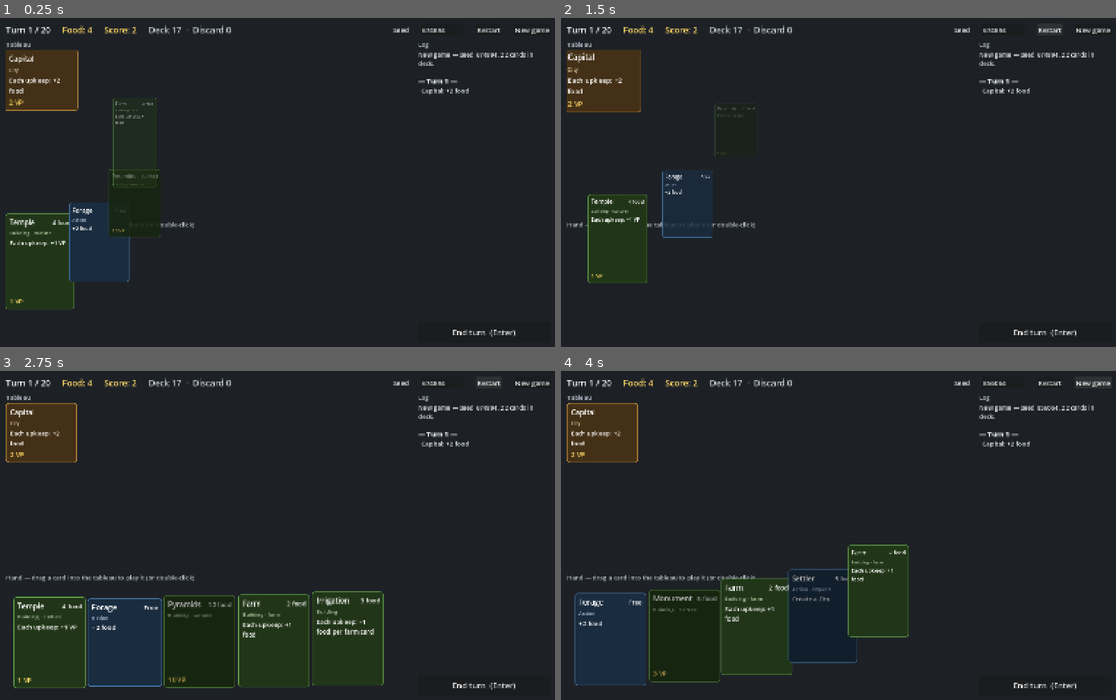
Above: before the commit, frames 1-4 (two rows, left to right).
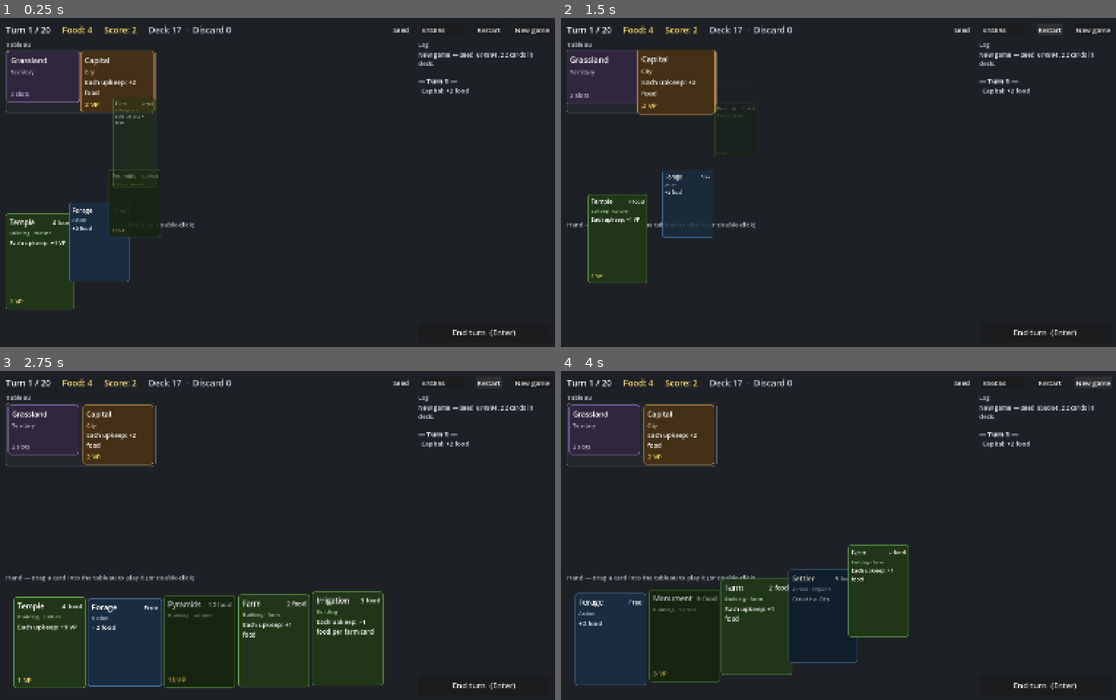
Above: after the commit, the same moments.

Repository: r888888888/4x-card-game
Game: Godot game, scene res://ui/main.tscn
Two runs of this game, one before a commit and one after it. Both use one fixed random seed, a clock stepped at 60 frames per second and the inputs below.
Inputs:
- Up to frame 1 (0.25 s): no input
- Up to frame 2 (1.5 s): click "Restart" at 0.5 s; click "Restart" at 1.25 s
- Up to frame 3 (2.75 s): click "Restart" at 2 s
- Up to frame 4 (4 s): click "New game" at 2.75 s; click "New game" at 3.5 s

The runs differ from the first frame. In frame 1, 4.7% of the frame differs, in the area x 1-29%, y 9-30%; in frame 2, 5.2%; in frame 3, 4.8%; in frame 4, 4.8%.

Commit message:
001: show territory groups in the tableau; Capital starts on Grassland
Co-Authored-By: Claude Opus 5.5 <noreply@anthropic.com>

Diff:
--- a/data/cards.json
+++ b/data/cards.json
@@ -54,6 +54,10 @@
       "id": "pyramids", "name": "Pyramids", "type": "building",
       "cost": { "food": 12 }, "vp": 10, "tags": ["wonder"],
       "effects": []
+    },
+    {
+      "id": "grassland", "name": "Grassland", "type": "territory",
+      "cost": {}, "vp": 0, "tags": [], "slots": 2, "keywords": []
     }
   ]
 }
--- a/data/config.json
+++ b/data/config.json
@@ -1,11 +1,13 @@
 {
   "resources": ["food"],
+  "keywords": ["fresh_water", "flood_plain", "mountain", "jungle"],
   "turn_limit": 20,
   "hand_size": 5,
   "deck_model": "fixed",
   "starting": {
     "resources": { "food": 2 },
-    "tableau": ["capital"]
+    "tableau": ["capital"],
+    "territory": "grassland"
   },
   "deck": {
     "farm": 4,
--- a/ui/card_view.gd
+++ b/ui/card_view.gd
@@ -14,6 +14,7 @@
 	"action": Color("4a7fb5"),
 	"building": Color("5f9a45"),
 	"city": Color("c08a3e"),
+	"territory": Color("8a6fb5"),
 }
 const HAND_SIZE := Vector2(215, 280)
 const TABLEAU_SIZE := Vector2(215, 150)
@@ -98,6 +99,13 @@
 	rules.autowrap_mode = TextServer.AUTOWRAP_WORD_SMART
 	rules.size_flags_vertical = Control.SIZE_EXPAND_FILL
 	_box.add_child(rules)
+
+	if def.type == "territory":
+		var info := "%d slot%s" % [def.slots, "" if def.slots == 1 else "s"]
+		var names := def.keywords.map(func(k): return k.capitalize())
+		if not names.is_empty():
+			info += " · " + ", ".join(PackedStringArray(names))
+		_box.add_child(_label(info, 17, _color.lightened(0.5)))
 
 	if def.vp > 0:
 		_box.add_child(_label("%d VP" % def.vp, 20, Color("ffd966")))
--- a/ui/main.gd
+++ b/ui/main.gd
@@ -11,7 +11,8 @@
 var _score_label: Label
 var _piles_label: Label
 var _seed_edit: LineEdit
-var _tableau: HFlowContainer
+var _tableau: HFlowContainer  # holds one group per territory, then the ghost
+var _groups := {}  # territory uid (-1 for cards with no territory) -> HBoxContainer of slots
 var _tableau_scroll: ScrollContainer
 var _hand: HBoxContainer
 var _log: RichTextLabel
@@ -176,15 +177,70 @@
 	for i in hand.size():
 		if _place(hand[i], true, _hand, i, dealt * Anim.DEAL_STAGGER):
 			dealt += 1
-	for i in tableau.size():
-		_place(tableau[i], false, _tableau, i, 0.0)
-	_tableau.move_child(_ghost, -1)
+	_place_tableau(tableau)
 	_animate_outcome()
 
 	_end_turn_button.disabled = e.is_over
 	_game_over_overlay.visible = e.is_over
 	if e.is_over:
 		_game_over_label.text = "Game over\n\nFinal score: %d\nSeed: %d" % [e.score(), e.seed_value]
+
+
+## Places tableau cards in territory groups: each territory card first, then the cards on it.
+## Cards with no territory go in a last group. Empty groups are removed.
+func _place_tableau(tableau: Array[CardInstance]) -> void:
+	var e := Game.engine
+	var members := {}  # group key -> Array[CardInstance], in tableau order
+	var order: Array[int] = []
+	for card in tableau:
+		var key := -1
+		if card.def.type == "territory":
+			key = card.uid
+		elif e.territory_of(card) != null:
+			key = card.territory_uid
+		if not members.has(key):
+			members[key] = []
+			if key != -1:
+				order.append(key)
+		if card.def.type == "territory":
+			members[key].push_front(card)
+		else:
+			members[key].append(card)
+	if members.has(-1):
+		order.append(-1)
+	for i in order.size():
+		var key := order[i]
+		if not _groups.has(key):
+			_groups[key] = _new_group()
+		var group: HBoxContainer = _groups[key]
+		_tableau.move_child(group.get_parent(), i)
+		for j in members[key].size():
+			_place(members[key][j], false, group, j, 0.0)
+	for key in _groups.keys():
+		if not members.has(key):
+			_groups[key].get_parent().queue_free()
+			_tableau.remove_child(_groups[key].get_parent())
+			_groups.erase(key)
+	_tableau.move_child(_ghost, -1)
+
+
+## A framed row for one territory's cards, added to the tableau.
+func _new_group() -> HBoxContainer:
+	var frame := PanelContainer.new()
+	frame.mouse_filter = Control.MOUSE_FILTER_IGNORE
+	var style := StyleBoxFlat.new()
+	style.bg_color = Color(1, 1, 1, 0.03)
+	style.border_color = Color(1, 1, 1, 0.12)
+	style.set_border_width_all(1)
+	style.set_corner_radius_all(10)
+	style.set_content_margin_all(6)
+	frame.add_theme_stylebox_override("panel", style)
+	var row := HBoxContainer.new()
+	row.mouse_filter = Control.MOUSE_FILTER_IGNORE
+	row.add_theme_constant_override("separation", 10)
+	frame.add_child(row)
+	_tableau.add_child(frame)
+	return row
 
 
 ## Makes sure card has a view resting in (or flying to) a slot at index in container.
@@ -213,6 +269,8 @@
 		view.fly_to_slot(_new_slot(in_hand, container, index), _fx)
 		_free_slot(old_slot)
 		return false
+	if view.slot.get_parent() != container:
+		view.slot.reparent(container)
 	container.move_child(view.slot, index)
 	if in_hand:
 		view.set_play_error(error)
